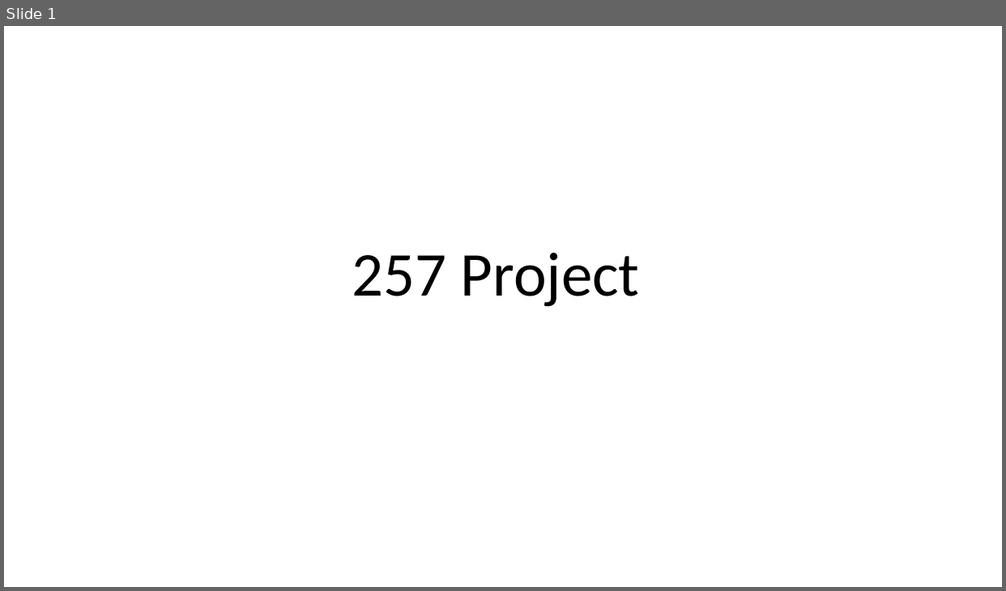
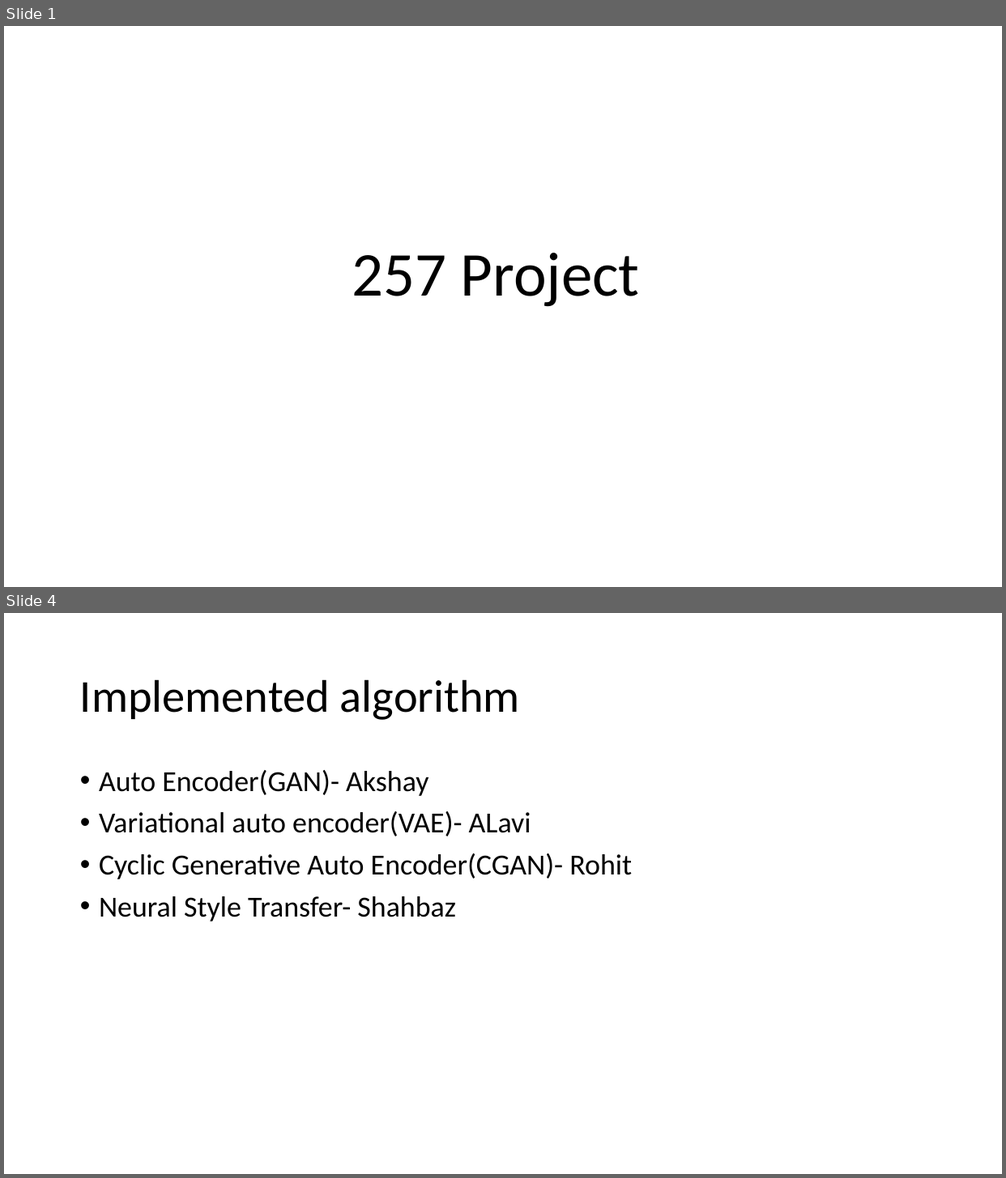
Before and after one commit to leonasting/257--Project-GAN, a slide deck: Documentation/Project Presentation.pptx. Shown one above the other, each under a label of ours: slide 1 before the commit, slides 1 and 4 after it; the slides between them are not shown. The pictures are 1006x591 and 1006x1178 pixels, drawn with LibreOffice and Linux fonts; fonts in the diff are those of the drawing. Boxes give left, top, right and bottom in pixels: in the first picture for what was removed or moved away, otherwise in the second. Text is boxed around its words. In the diff, an @@ line names an element or a change of style, - is before the commit and + after.

```diff
--- a/Documentation/Project Presentation.pptx
+++ b/Documentation/Project Presentation.pptx
@@ slide 4 added at bbox=[4, 613, 1002, 1174], background #FFFFFF @@
@@ title added at bbox=[80, 679, 520, 720], 44 pt, text #000000 @@
+Implemented algorithm
@@ text added at bbox=[99, 770, 632, 922], 28 pt, text #000000 @@
+• Auto Encoder(GAN)- Akshay
+• Variational auto encoder(VAE)- ALavi
+• Cyclic Generative Auto Encoder(CGAN)- Rohit
+• Neural Style Transfer- Shahbaz
```
Also in this commit, not shown: 1 slide changed, 1 other slide added.
